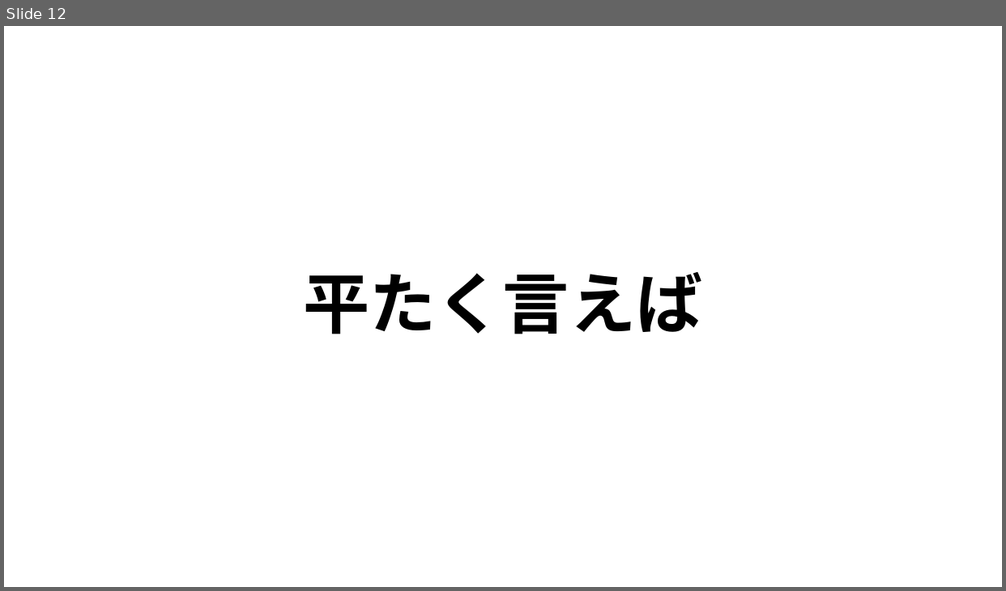
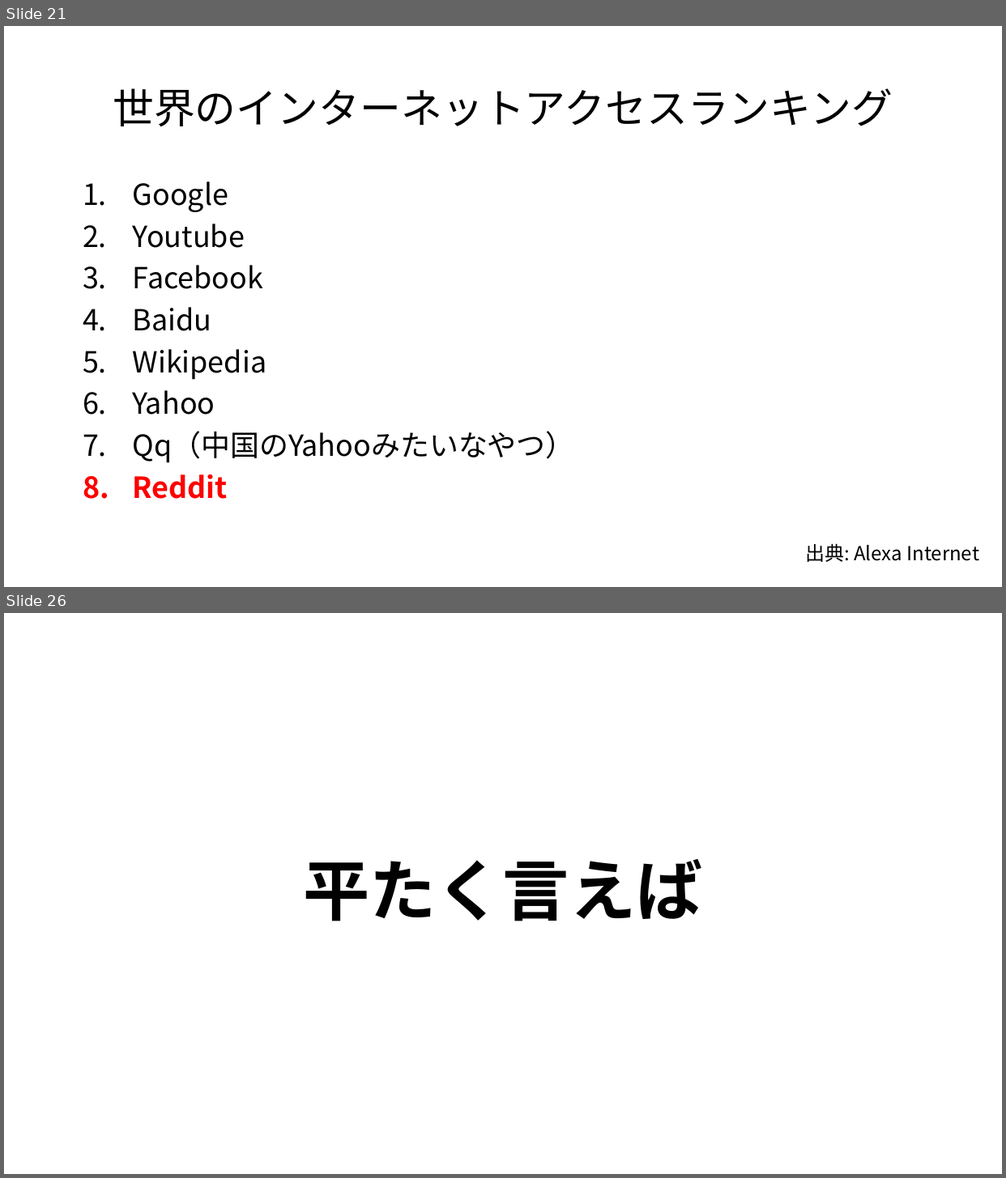
Before and after one commit to hystking/vvtv-presentation, a slide deck: base.pptx. Shown one above the other, each under a label of ours: slide 12 before the commit, slides 21 and 26 after it; the slides between them are not shown. The pictures are 1006x591 and 1006x1178 pixels, drawn with LibreOffice and Linux fonts; fonts in the diff are those of the drawing. Boxes give left, top, right and bottom in pixels: in the first picture for what was removed or moved away, otherwise in the second. Text is boxed around its words. In the diff, an @@ line names an element or a change of style, - is before the commit and + after.

```diff
--- a/base.pptx
+++ b/base.pptx
@@ slide 21 added at [4,26,1002,587], background #FFFFFF @@
@@ title added at [113,88,893,127], 29.7 pt, text #000000 @@
+世界のインターネットアクセスランキング
@@ text added at [133,182,575,499], 21 pt, text #000000 @@
+1. Google
+2. Youtube
+3. Facebook
+4. Baidu
+5. Wikipedia
+6. Yahoo
+7. Qq（中国のYahooみたいなやつ）
+8. Reddit
@@ text added at [805,544,979,562], 14 pt, text #000000 @@
+出典: Alexa Internet
@@ what was slide 12 is now slide 26 @@
```
Also in this commit, not shown: 12 slides changed, 45 other slides added, 4 slides removed, 9 other files.
